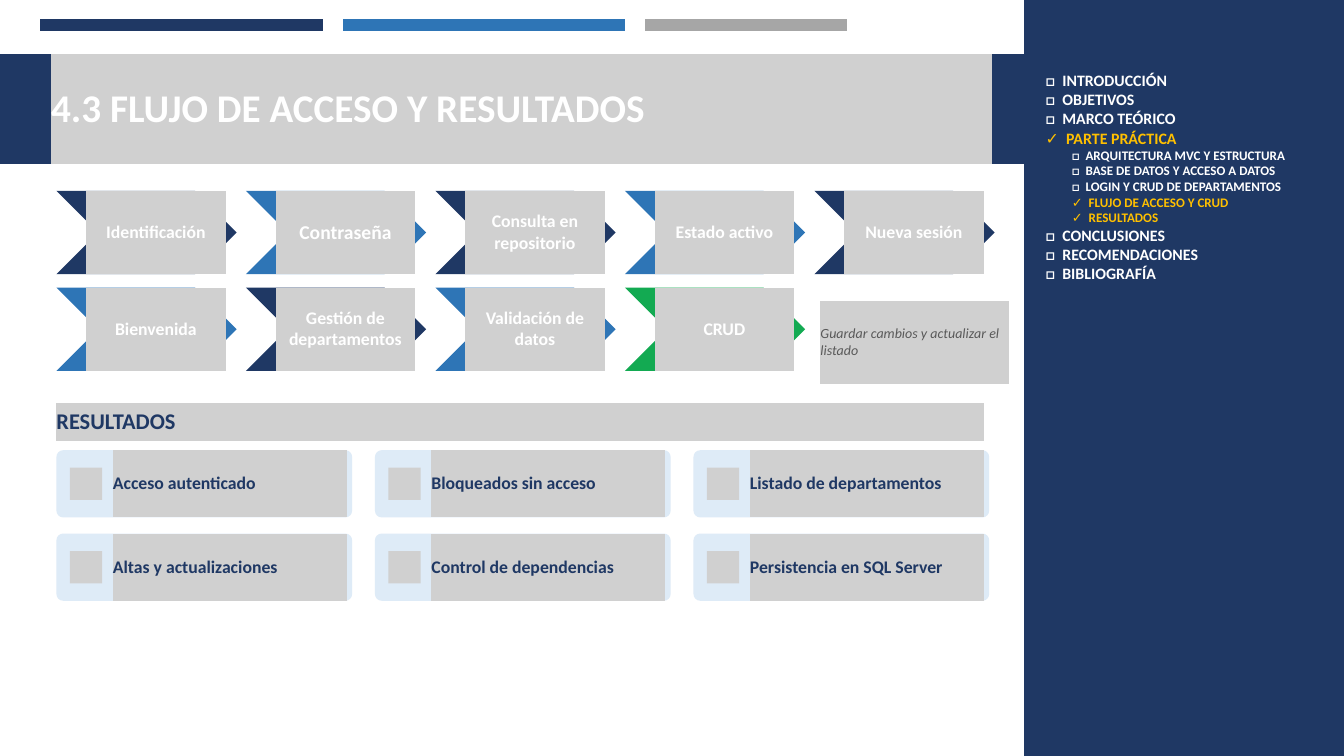
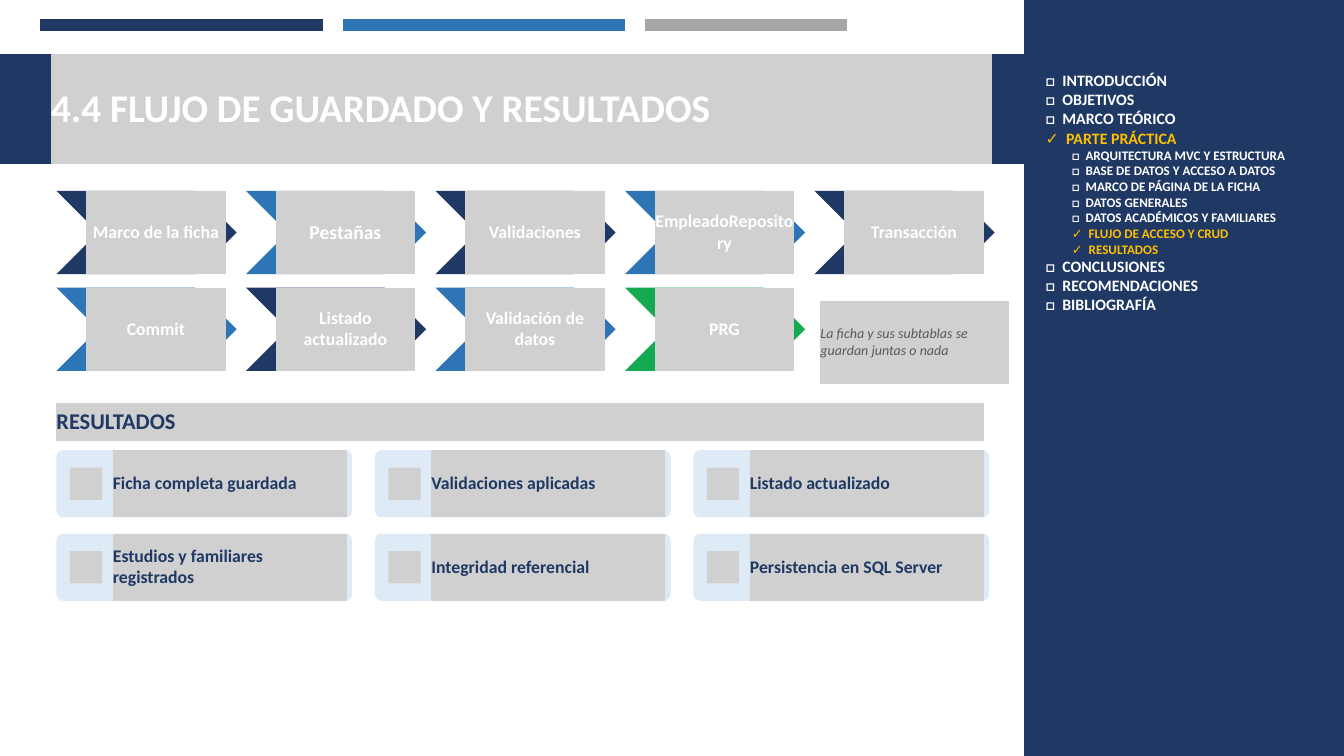
Before and after one commit to Josue-Chango/SIDH_GR02, a slide deck: slide 8 of DOTNET/TABPAGE/02. DOCUMENTACION/TABPAGE_DOTNET_SQL_GR02.pptx (slide 7 before the commit). Drawn at 1344x756 pixels with LibreOffice and Linux fonts; fonts in the diff are those of the drawing; grey boxes stand for pictures. Boxes give left, top, right and bottom in pixels: in the first picture for what was removed or moved away, otherwise in the second. Text is boxed around its words. In the diff, an @@ line names an element or a change of style, - is before the commit and + after.

```diff
--- a/DOTNET/TABPAGE/02. DOCUMENTACION/TABPAGE_DOTNET_SQL_GR02.pptx
+++ b/DOTNET/TABPAGE/02. DOCUMENTACION/TABPAGE_DOTNET_SQL_GR02.pptx
@@ text at (51, 97, 710, 122): text changed @@
-4.3 FLUJO DE ACCESO Y RESULTADOS
+4.4 FLUJO DE GUARDADO Y RESULTADOS
@@ text at (1086, 180, 1276, 222): text changed @@
-□ LOGIN Y CRUD DE DEPARTAMENTOS
+□ MARCO DE PÁGINA DE LA FICHA
+□ DATOS GENERALES
+□ DATOS ACADÉMICOS Y FAMILIARES
@@ text at (93, 226, 218, 238): text changed @@
-Identificación
+Marco de la ficha
@@ text at (309, 226, 381, 239): text changed @@
-Contraseña
+Pestañas
@@ text at (489, 226, 581, 238): text changed @@
-Consulta en repositorio
+Validaciones
@@ text at (676, 226, 773, 238): text changed @@
-Estado activo
+EmpleadoRepository
@@ text at (871, 226, 957, 238): text changed @@
-Nueva sesión
+Transacción
@@ text at (127, 323, 185, 335): text changed @@
-Bienvenida
+Commit
@@ text at (304, 312, 388, 345): text changed @@
-Gestión de
-departamentos
+Listado
+actualizado
@@ text at (709, 324, 740, 335): text changed @@
-CRUD
+PRG
@@ text at (820, 328, 968, 358): text changed @@
-Guardar cambios y actualizar el listado
+La ficha y sus subtablas se guardan juntas o nada
@@ text at (113, 476, 296, 492): text changed @@
-Acceso autenticado
+Ficha completa guardada
@@ text at (431, 476, 595, 492): text changed @@
-Bloqueados sin acceso
+Validaciones aplicadas
@@ text at (750, 476, 890, 489): text changed @@
-Listado de departamentos
+Listado actualizado
@@ text at (113, 549, 263, 586): text changed @@
-Altas y actualizaciones
+Estudios y familiares registrados
@@ text at (431, 560, 589, 576): text changed @@
-Control de dependencias
+Integridad referencial
```
Also in this commit, not shown: 9 other slides changed, 1 slide added.
